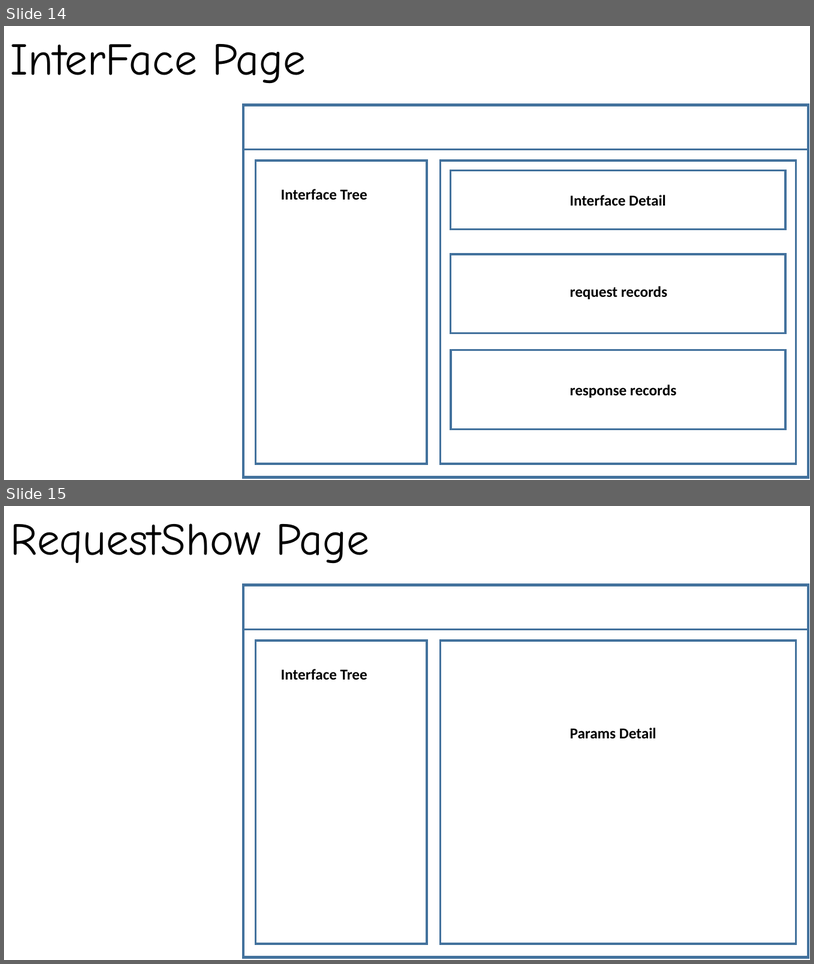
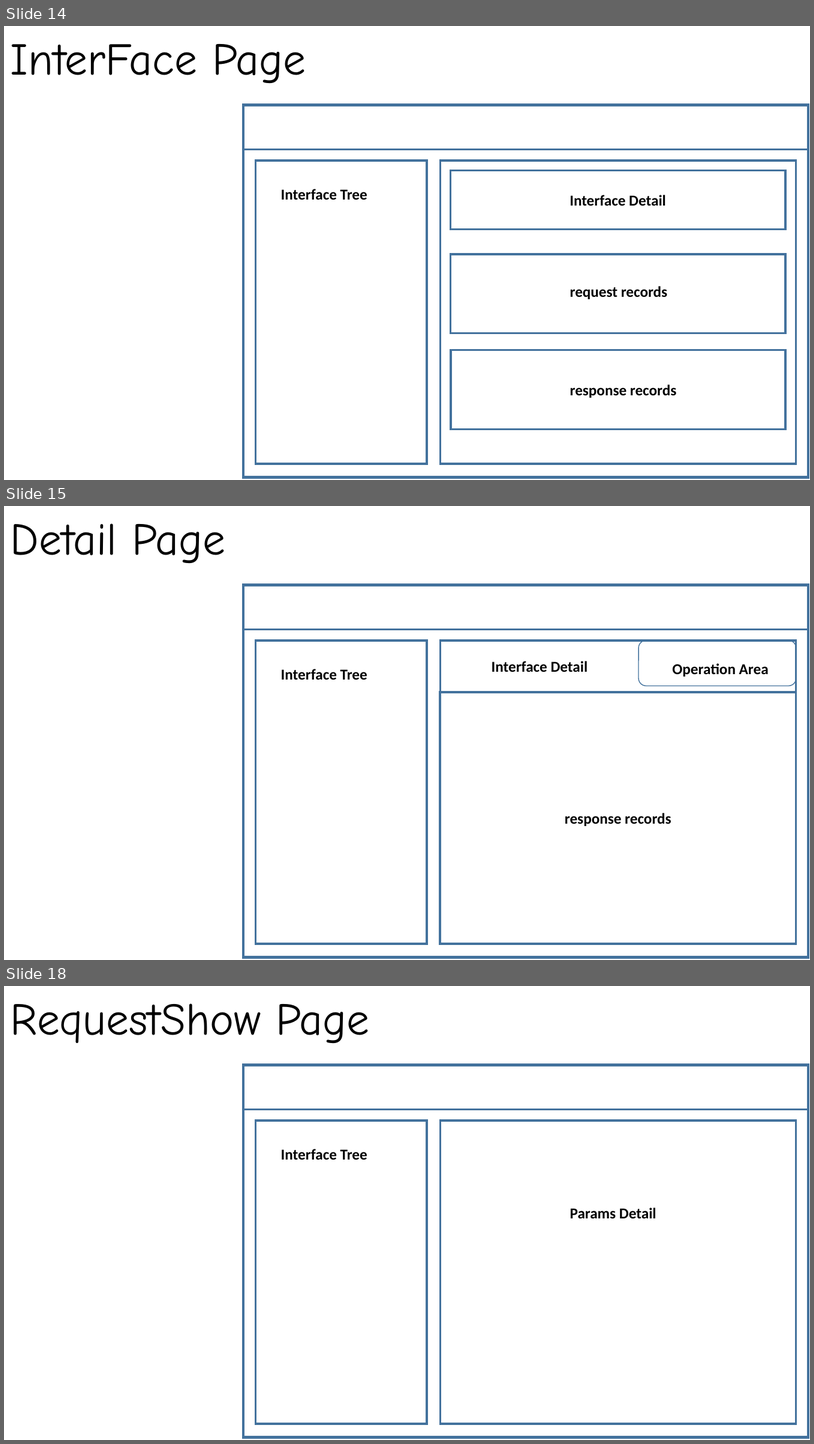
Before and after one commit to ZhishengZhao/nodeRap, a slide deck: 界面设计.pptx. Shown one above the other, each under a label of ours: slides 14 and 15 before the commit, slides 14, 15 and 18 after it; the slides between them are not shown. The pictures are 814x964 and 814x1444 pixels, drawn with LibreOffice and Linux fonts; fonts in the diff are those of the drawing. Boxes give left, top, right and bottom in pixels: in the first picture for what was removed or moved away, otherwise in the second. Text is boxed around its words. In the diff, an @@ line names an element or a change of style, - is before the commit and + after.

```diff
--- a/界面设计.pptx
+++ b/界面设计.pptx
@@ slide 15 added at (4,506,810,960), background #FFFFFF @@
@@ text added at (11,523,226,564), 54 pt, text #000000 @@
+Detail Page
@@ rectangle added at (243,585,809,957), fill #FFFFFF, outline #43739E 3 pt @@
@@ rectangle added at (243,585,809,630), outline #43739E 2.5 pt @@
@@ rectangle added at (255,640,427,943), outline #43739E 2.5 pt @@
@@ rectangle added at (441,640,797,943), outline #43739E 2.5 pt @@
@@ rectangle added at (441,640,797,693), outline #43739E 2.5 pt @@
@@ rounded rectangle added at (639,640,797,685), outline #43739E 1 pt @@
@@ text added at (492,661,588,672), 18 pt, text #000000, bold @@
+Interface Detail
@@ text added at (672,663,769,676), 18 pt, text #000000, bold @@
+Operation Area
@@ text added at (281,669,368,680), 18 pt, text #000000, bold @@
+Interface Tree
@@ rectangle added at (440,693,797,944), outline #43739E 2.5 pt @@
@@ text added at (565,813,671,826), 18 pt, text #000000, bold @@
+response records
@@ what was slide 15 is now slide 18 @@
```
Also in this commit, not shown: 2 other slides added, 9 other files.
